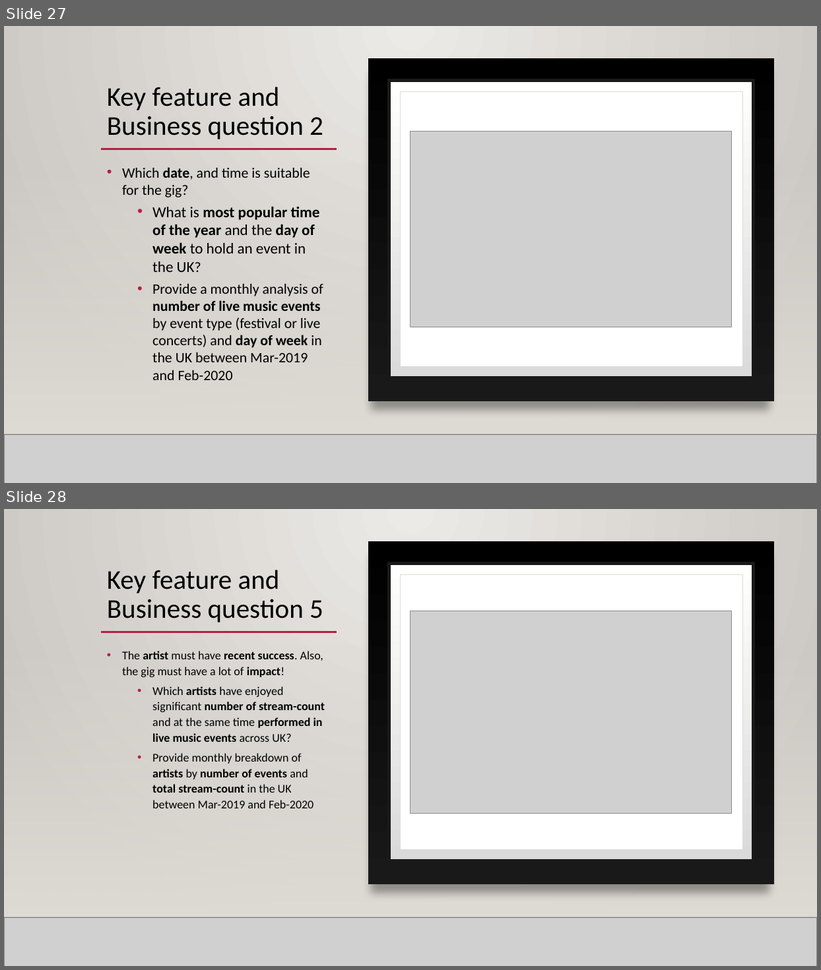
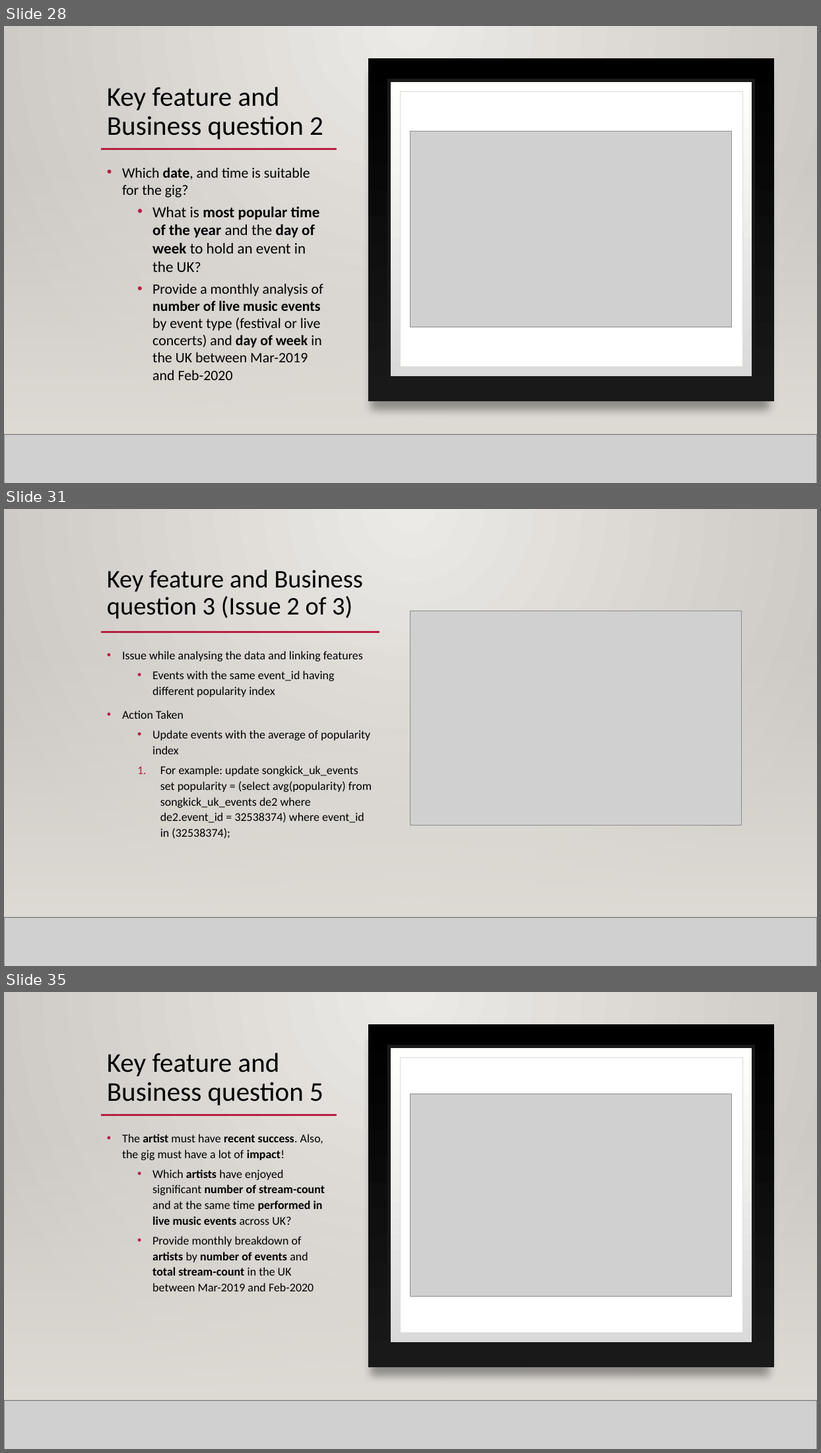
Before and after one commit to mahyarshu/Gigalytics, a slide deck: documents/Presentation/Innovators.pptx. Shown one above the other, each under a label of ours: slides 27 and 28 before the commit, slides 28, 31 and 35 after it; the slides between them are not shown. The pictures are 821x970 and 821x1453 pixels, drawn with LibreOffice and Linux fonts; fonts in the diff are those of the drawing; grey boxes stand for pictures; background and template pictures are left out. Boxes give left, top, right and bottom in pixels: in the first picture for what was removed or moved away, otherwise in the second. Text is boxed around its words. In the diff, an @@ line names an element or a change of style, - is before the commit and + after.

```diff
--- a/documents/Presentation/Innovators.pptx
+++ b/documents/Presentation/Innovators.pptx
@@ slide 31 added at [4, 509, 817, 966], background gradient #ECEAE7 to #CAC7C1; not listed: 3 template elements that a slide beside it also shows @@
@@ rectangle added at [4, 509, 817, 966], fill gradient #ECEAE7 to #CAC7C1 @@
@@ title added at [107, 570, 363, 619], 30 pt, text #000000 @@
+Key feature and Business question 3 (Issue 2 of 3)
@@ picture added at [411, 611, 741, 825] @@
@@ rectangle added at [4, 644, 817, 918], fill gradient #DFDBD5 @@
@@ line added from (101, 632) to (380, 632), #B71E42 2.5 pt @@
@@ text added at [122, 651, 372, 839], 14 pt, text #000000 @@
+• Issue while analysing the data and linking features
+  • Events with the same event_id having different popularity index
+• Action Taken
+  • Update events with the average of popularity index
+  1. For example: update songkick_uk_events set popularity = (select avg(popularity) from songkick_uk_events de2 where de2.event_id = 32538374) where event_id in (32538374);
@@ picture added at [4, 918, 817, 966] @@
@@ line added from (4, 918) to (817, 918), #000001 1 pt @@
@@ what was slide 27 is now slide 28 @@
@@ what was slide 28 is now slide 35 @@
```
Also in this commit, not shown: 4 slides changed, 6 other slides added.
